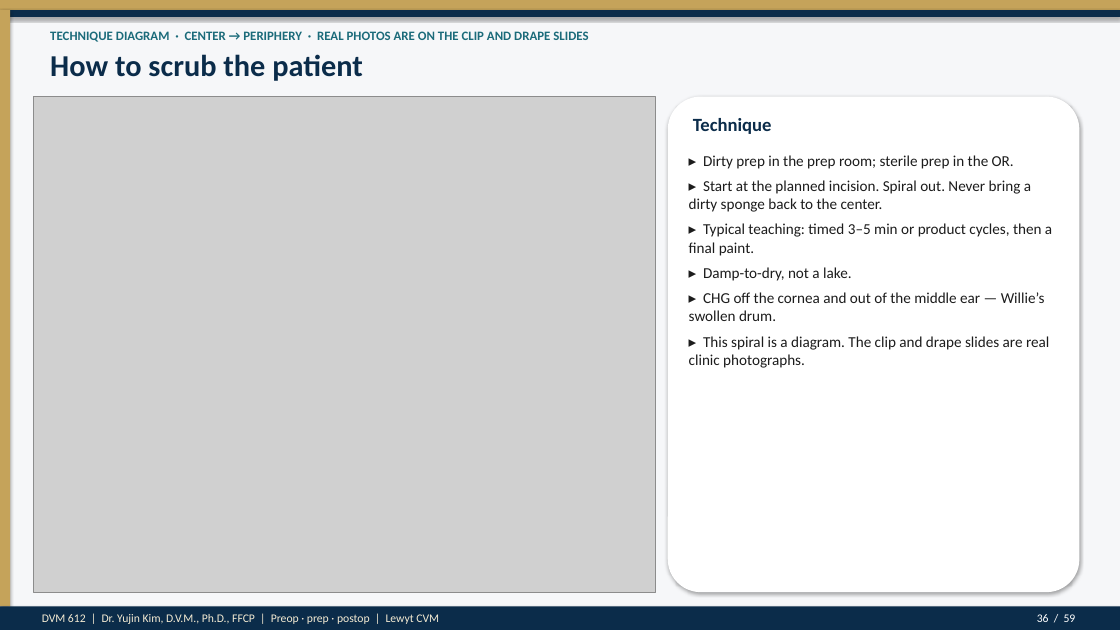
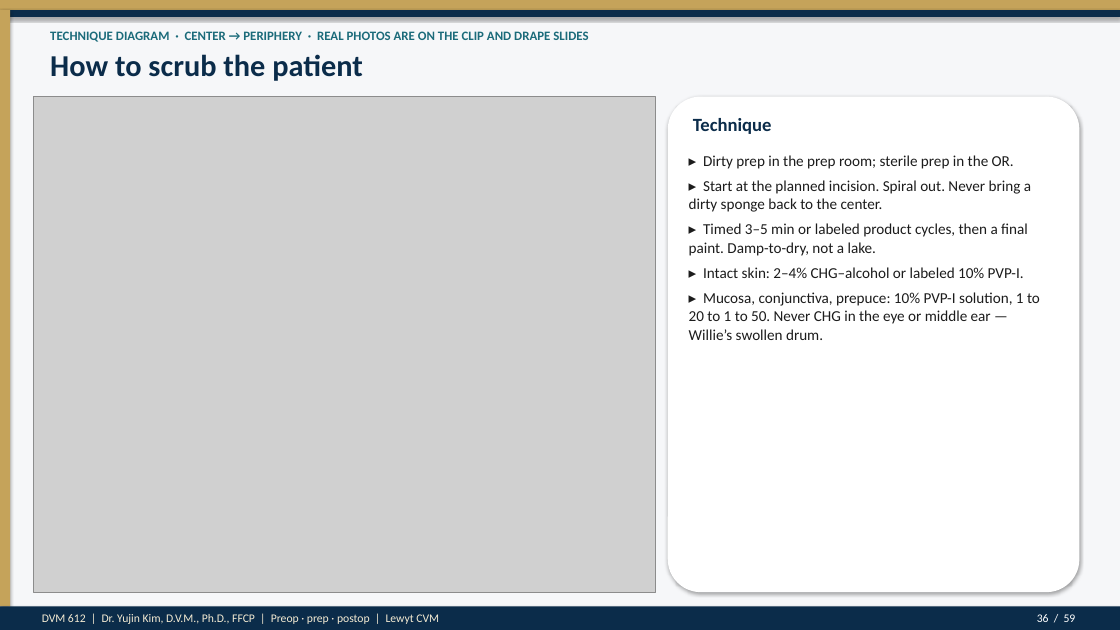
Before and after one commit to drkimvet/happycare, a slide deck: slide 36 of lectures/DVM-612_Week4_Preop_PatientPrep_Postop.pptx. Drawn at 1120x630 pixels with LibreOffice and Linux fonts; fonts in the diff are those of the drawing; grey boxes stand for pictures. Boxes give left, top, right and bottom in pixels: in the first picture for what was removed or moved away, otherwise in the second. Text is boxed around its words. In the diff, an @@ line names an element or a change of style, - is before the commit and + after.

```diff
--- a/lectures/DVM-612_Week4_Preop_PatientPrep_Postop.pptx
+++ b/lectures/DVM-612_Week4_Preop_PatientPrep_Postop.pptx
@@ text at [689,223,1040,340]: text changed @@
-▸ Typical teaching: timed 3–5 min or product cycles, then a final paint.
-▸ Damp-to-dry, not a lake.
-▸ CHG off the cornea and out of the middle ear — Willie’s swollen drum.
-▸ This spiral is a diagram. The clip and drape slides are real clinic photographs.
+▸ Timed 3–5 min or labeled product cycles, then a final paint. Damp-to-dry, not a lake.
+▸ Intact skin: 2–4% CHG–alcohol or labeled 10% PVP-I.
+▸ Mucosa, conjunctiva, prepuce: 10% PVP-I solution, 1 to 20 to 1 to 50. Never CHG in the eye or middle ear — Willie’s swollen drum.
```
Also in this commit, not shown: 16 other slides changed, 4 other files.
